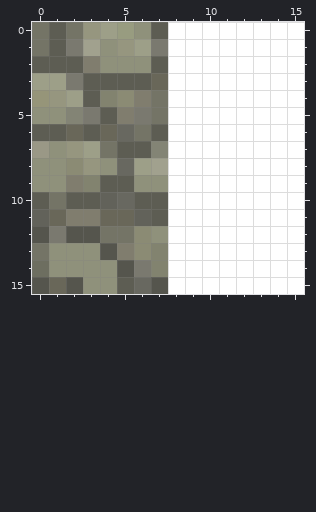
Pixel-art sprite, stored at vertical_slab_cobblestone.png. Above: the version before the commit.
The file is 16x16 pixels. Colours within 5 levels of each other are drawn and written as one.
And afterwards:
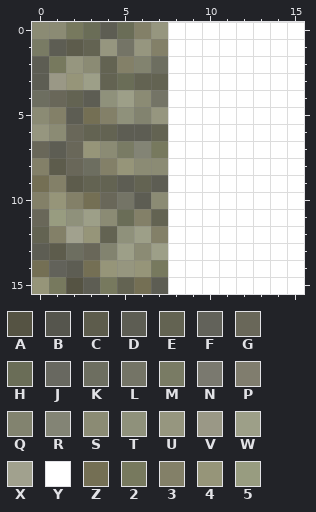
Palette (. is transparent): A #555343  B #55554d  C #5d5c4c  D #5d5d53  E #636352  F #62625a  G #696759  H #6a6d57  J #686860  K #6d6e60  L #747466  M #797b64  N #7a796f  P #807d6e  Q #82836f  R #838475  S #8b8b74  T #8f917b  U #96967f  V #9a9886  W #9d9f88  X #a1a18e  Y #ffffff  Z #746f54  2 #77795e  3 #838068  4 #969579  5 #989c80
Diff:
Changed rows in their new state; - is an unchanged pixel.
first column x 0:
 0 SS2HDH3U
 1 M-CEULU3
 2 -2USE3QK
 3 DV4WEHEE
 4 KGE-TWS-
 5 S3DZ3TQU
 6 US-EEDDE
 7 GDG4SMR2
 8 3CGK34SS
 9 Z3CEE-ED
10 343ZGL-S
11 G5TWSH3E
12 E3X4ETW3
13 DCKGQW-W
14 ZFDZ4U42
15 42AD2EZD
Pixel boxes of the changes (left, top, right, bottom) in both pictures:
changed: (32, 22, 168, 294)
